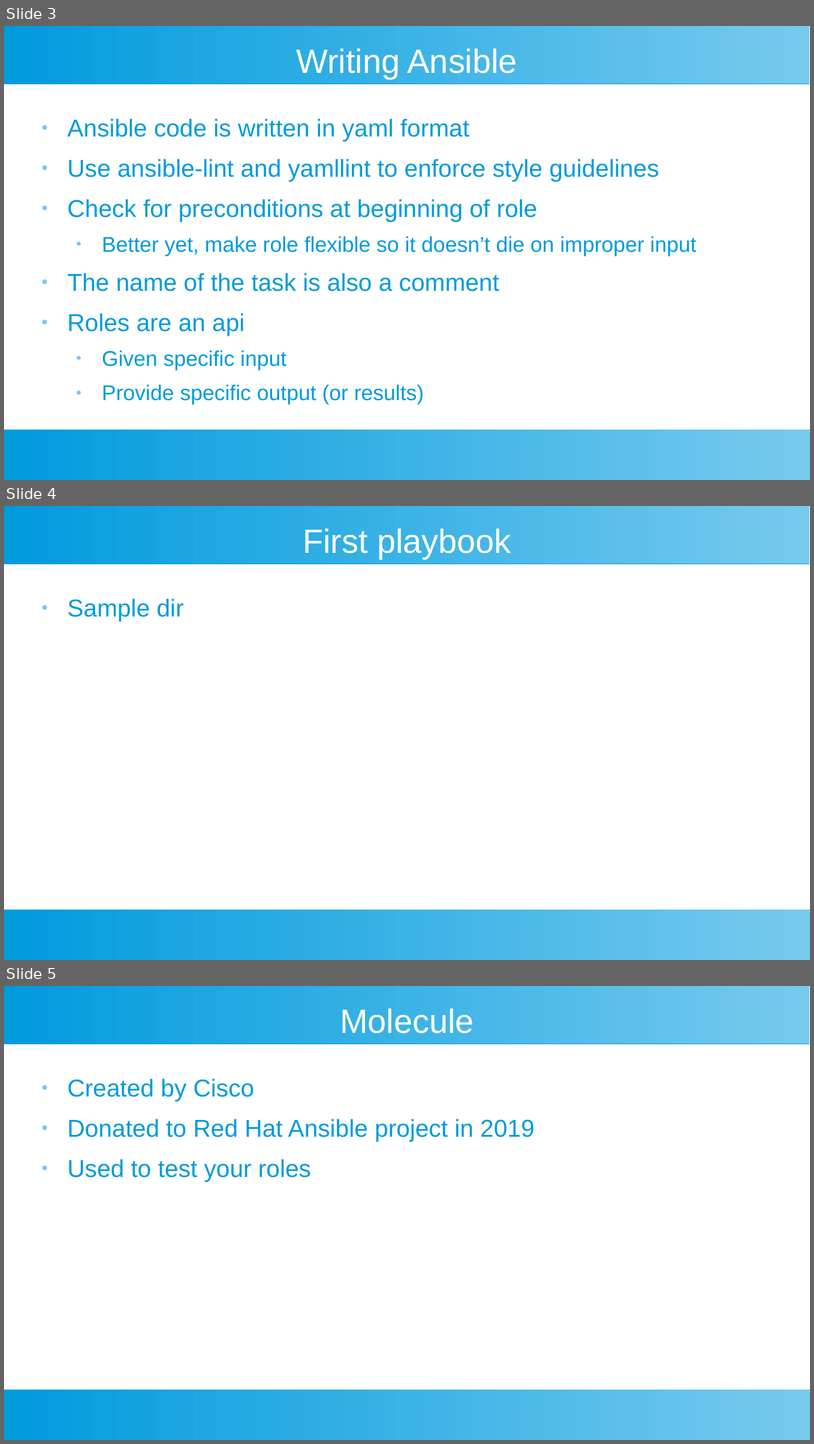
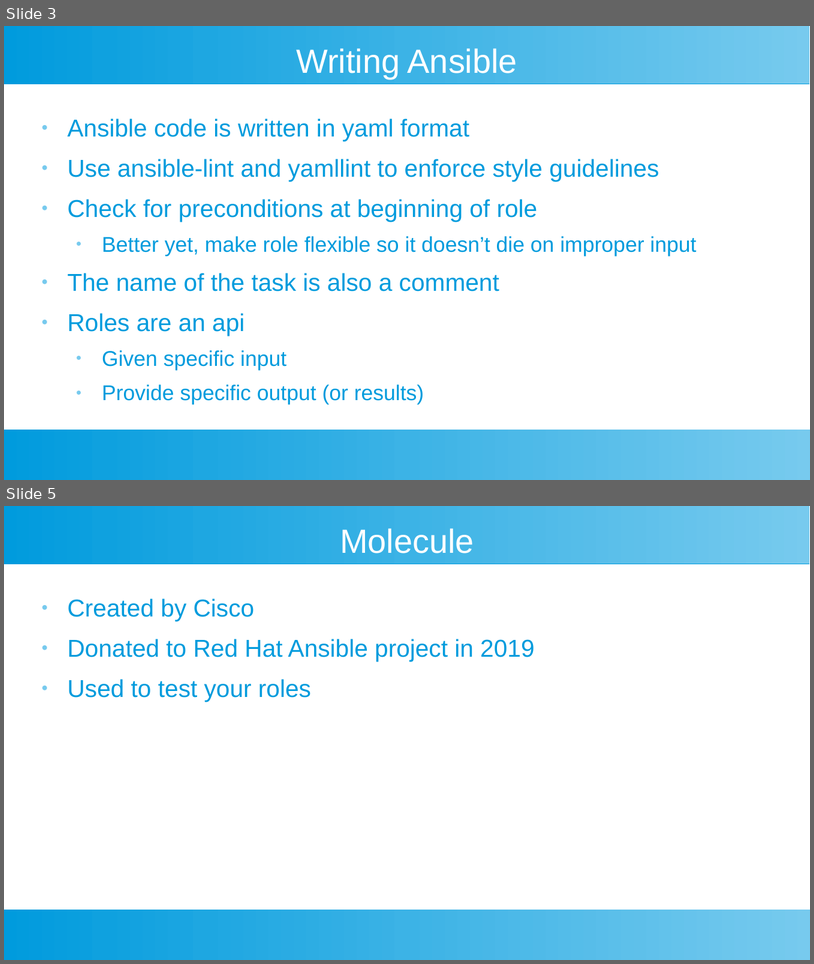
Before and after one commit to riffraff169/ansible-training, a slide deck: docs/ansible-slides.odp. Shown one above the other, each under a label of ours: slides 3, 4 and 5 before the commit, slides 3 and 5 after it; the slides between them are not shown. The pictures are 814x1444 and 814x964 pixels, drawn with LibreOffice and Linux fonts; fonts in the diff are those of the drawing. Boxes give left, top, right and bottom in pixels: in the first picture for what was removed or moved away, otherwise in the second. Text is boxed around its words. In the diff, an @@ line names an element or a change of style, - is before the commit and + after.

```diff
--- a/docs/ansible-slides.odp
+++ b/docs/ansible-slides.odp
@@ slide 4 removed at bbox=[4, 506, 810, 960], background #FFFFFF; not listed: 2 template elements that a slide beside it also shows @@
@@ title removed at bbox=[303, 528, 512, 559] @@
-First playbook
@@ text removed at bbox=[68, 598, 184, 621] @@
-● Sample dir
```
Also in this commit, not shown: 1 slide added.
